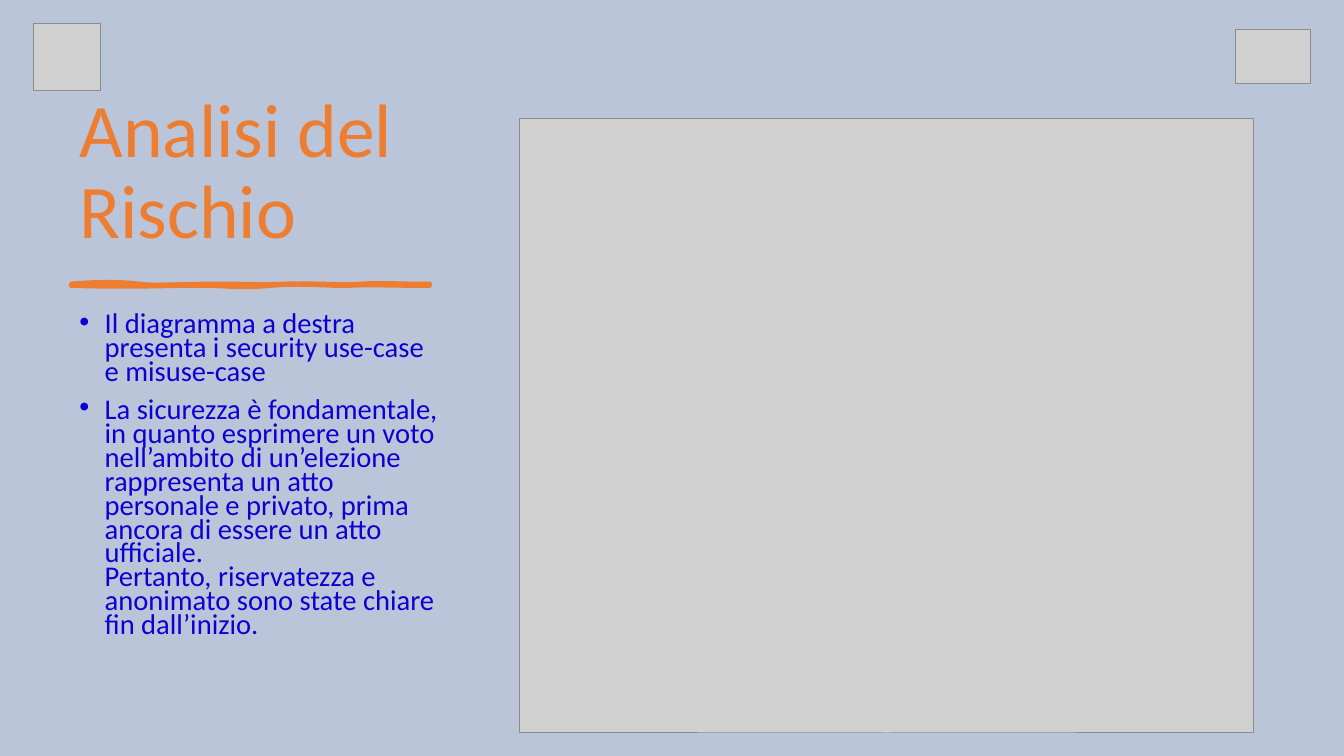
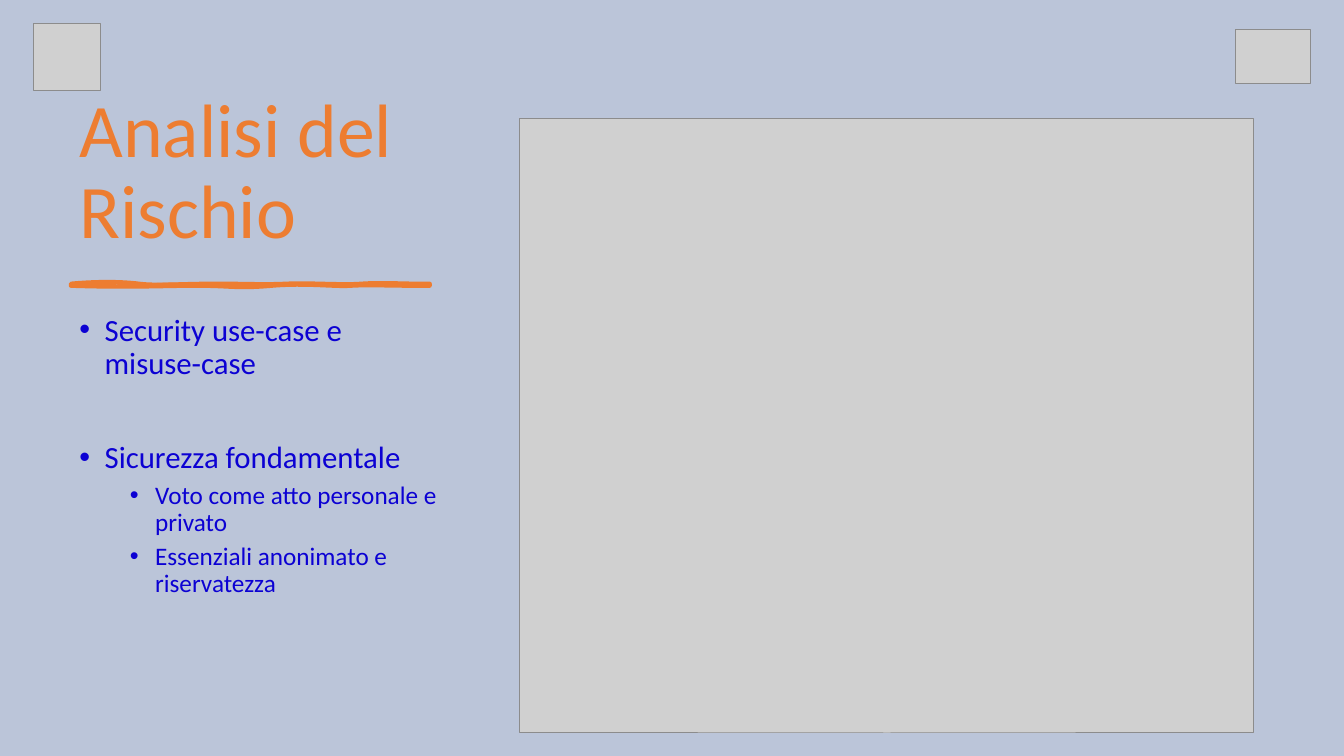
Before and after one commit to RiccardoBarbieri/iovoto, a slide deck: slide 4 of ioVoto.pptx. Drawn at 1344x756 pixels with LibreOffice and Linux fonts; fonts in the diff are those of the drawing; grey boxes stand for pictures. Boxes give left, top, right and bottom in pixels: in the first picture for what was removed or moved away, otherwise in the second. Text is boxed around its words. In the diff, an @@ line names an element or a change of style, - is before the commit and + after.

```diff
--- a/ioVoto.pptx
+++ b/ioVoto.pptx
@@ text at (105,320,437,592): text changed; size 20.4 to 18 pt @@
-• Il diagramma a destra presenta i security use-case e misuse-case
-• La sicurezza è fondamentale, in quanto esprimere un voto nell’ambito di un’elezione rappresenta un atto personale e privato, prima ancora di essere un atto ufficiale.
-  Pertanto, riservatezza e anonimato sono state chiare fin dall’inizio.
+• Security use-case e misuse-case
+• Sicurezza fondamentale
+  • Voto come atto personale e privato
+  • Essenziali anonimato e riservatezza
```
Also in this commit, not shown: 3 other slides changed, 2 slides added, 1 slide removed.
